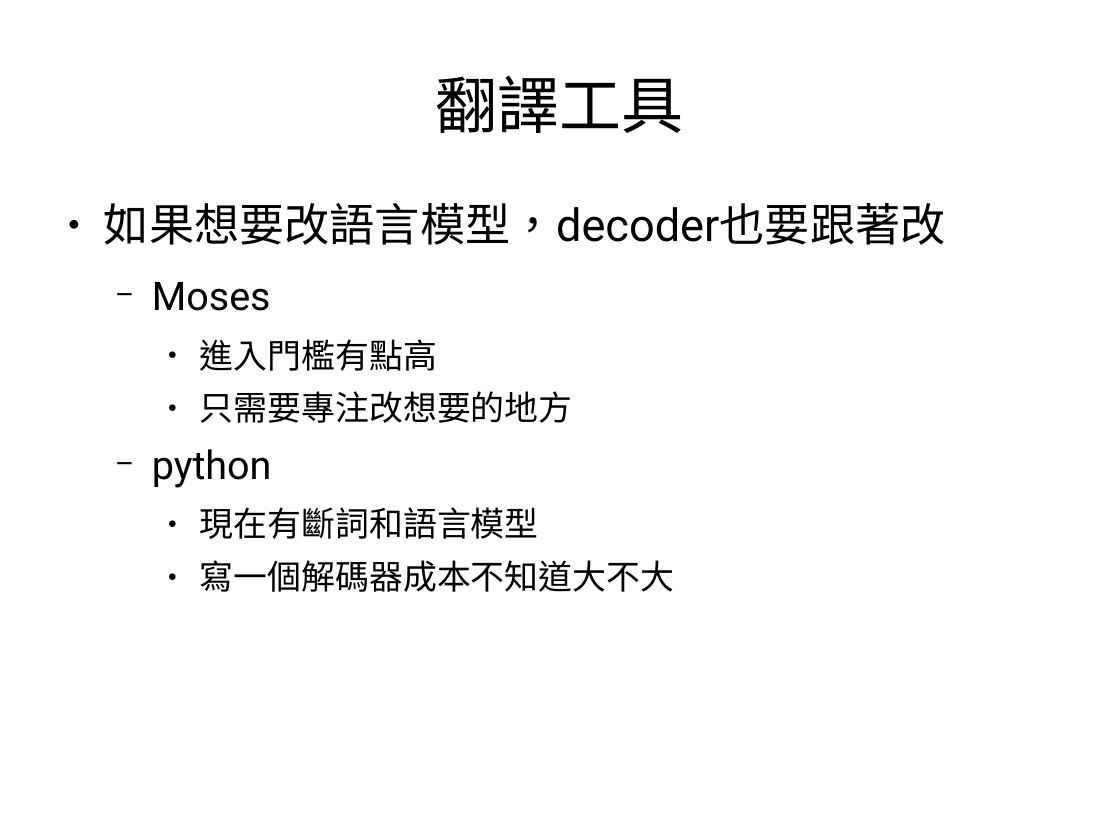
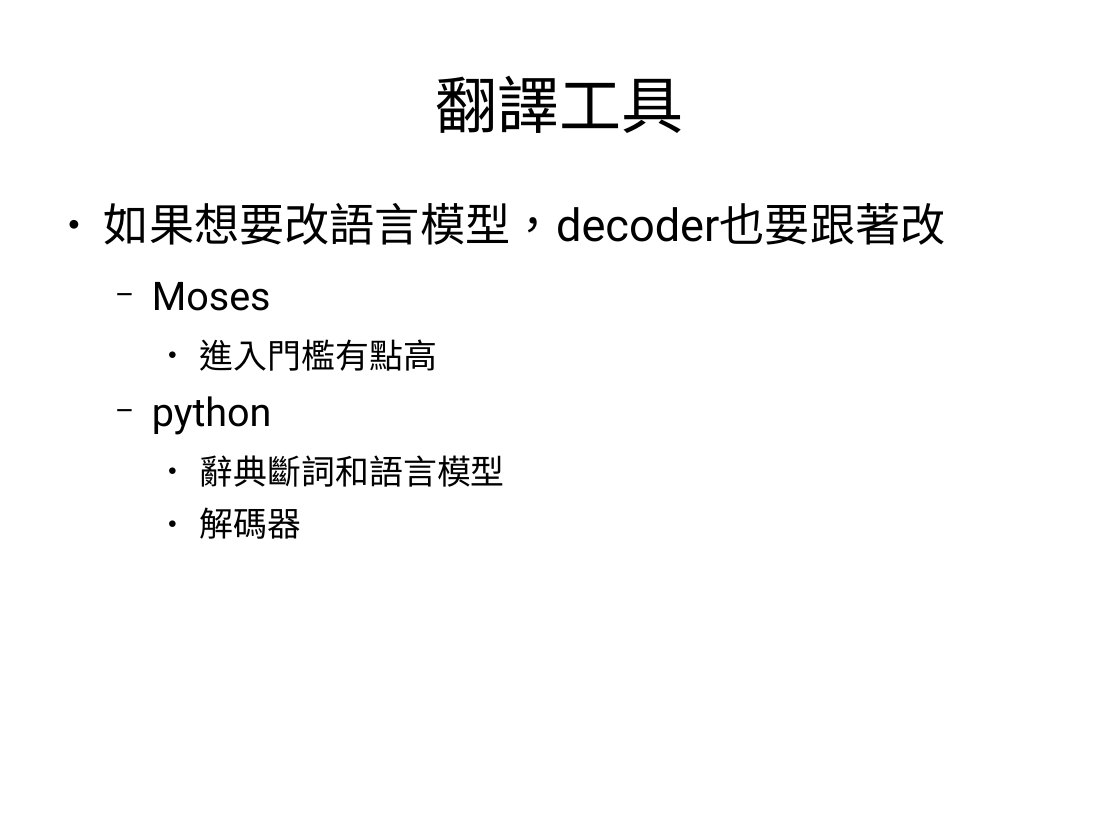
Before and after one commit to sih4sing5hong5/po3-ko3_tau5-iann2-phinn3, a slide deck: slide 16 of 翻譯報告.odp. Drawn at 1120x840 pixels with LibreOffice and Linux fonts; fonts in the diff are those of the drawing. Boxes give left, top, right and bottom in pixels: in the first picture for what was removed or moved away, otherwise in the second. Text is boxed around its words. In the diff, an @@ line names an element or a change of style, - is before the commit and + after.

```diff
--- a/翻譯報告.odp
+++ b/翻譯報告.odp
@@ text at bbox=[200, 391, 573, 423]: paragraph removed @@
-    ● 只需要專注改想要的地方
@@ text at bbox=[200, 455, 505, 539]: text changed @@
-    ● 現在有斷詞和語言模型
-    ● 寫一個解碼器成本不知道大不大
+    ● 辭典斷詞和語言模型
+    ● 解碼器
```
Also in this commit, not shown: 1 other slide changed.
